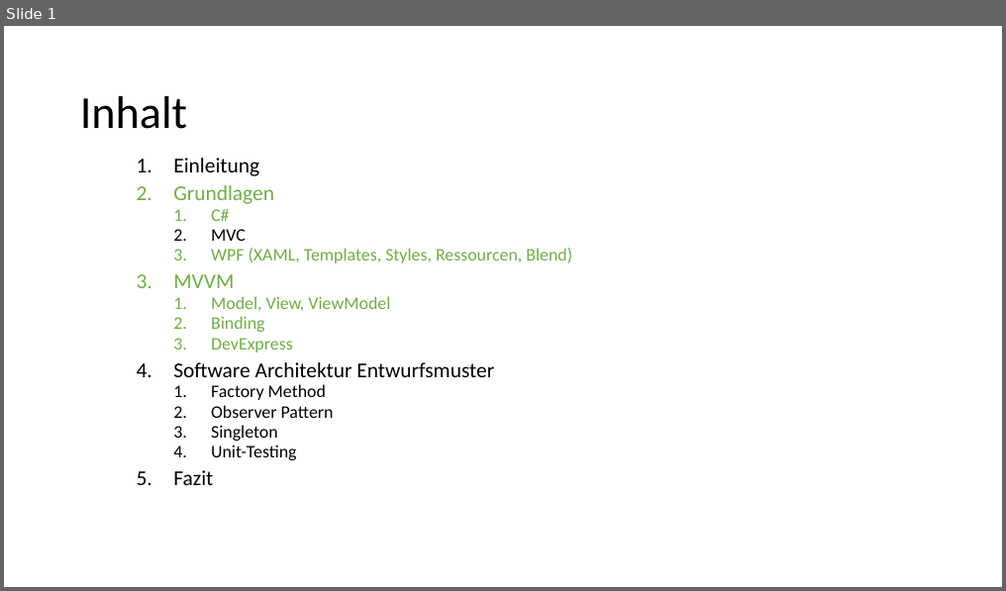
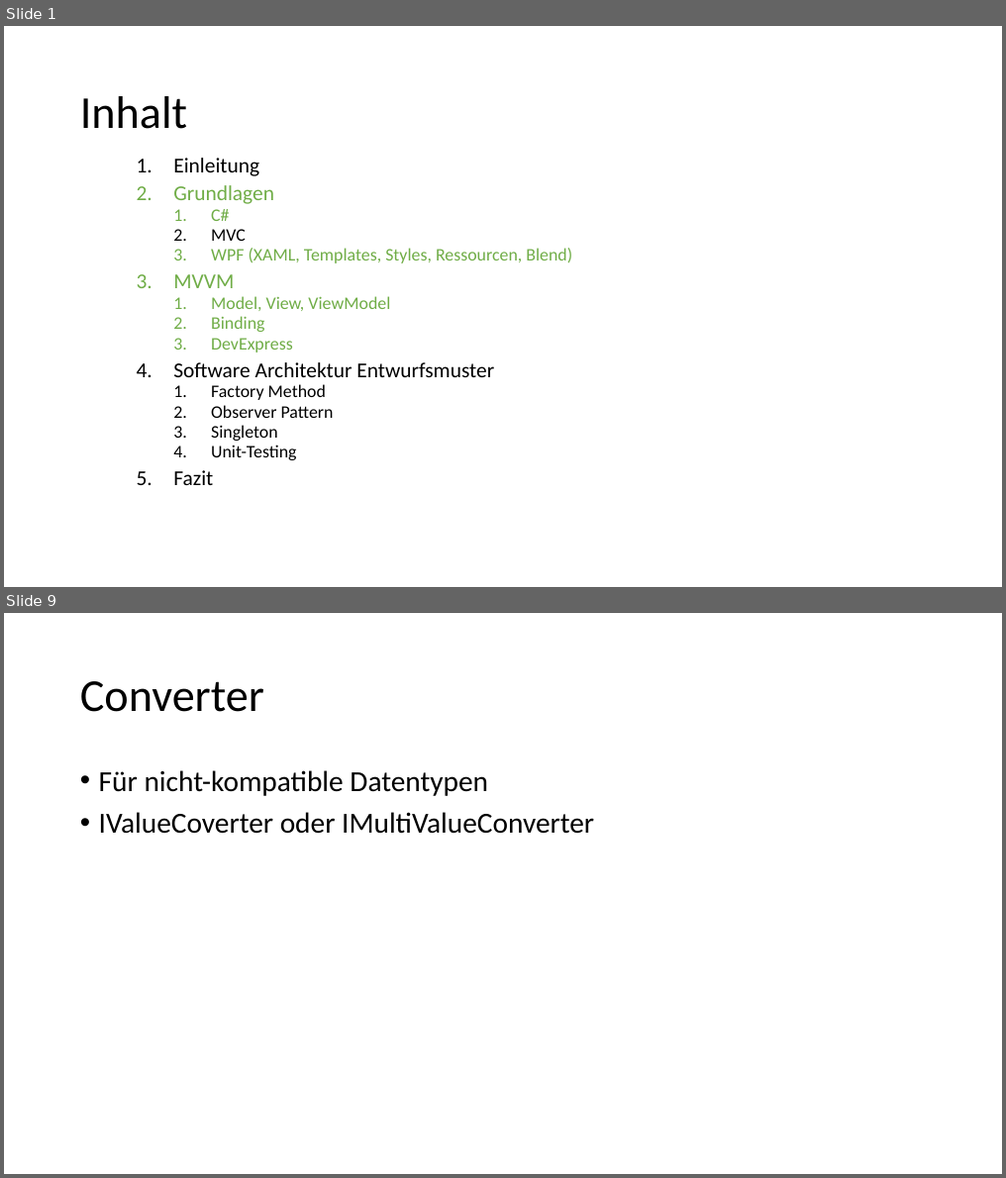
Before and after one commit to Steffen543/InformatikSeminarDemo, a slide deck: Präsentation_Steffen.pptx. Shown one above the other, each under a label of ours: slide 1 before the commit, slides 1 and 9 after it; the slides between them are not shown. The pictures are 1006x591 and 1006x1178 pixels, drawn with LibreOffice and Linux fonts; fonts in the diff are those of the drawing. Boxes give left, top, right and bottom in pixels: in the first picture for what was removed or moved away, otherwise in the second. Text is boxed around its words. In the diff, an @@ line names an element or a change of style, - is before the commit and + after.

```diff
--- a/Präsentation_Steffen.pptx
+++ b/Präsentation_Steffen.pptx
@@ slide 9 added at (4, 613, 1002, 1174), background #FFFFFF @@
@@ title added at (80, 681, 264, 712), 44 pt, text #000000 @@
+Converter
@@ text added at (99, 770, 594, 834), 28 pt, text #000000 @@
+• Für nicht-kompatible Datentypen
+• IValueCoverter oder IMultiValueConverter
```
Also in this commit, not shown: 4 slides changed, 15 other slides added, 6 slides removed, 28 other files.
